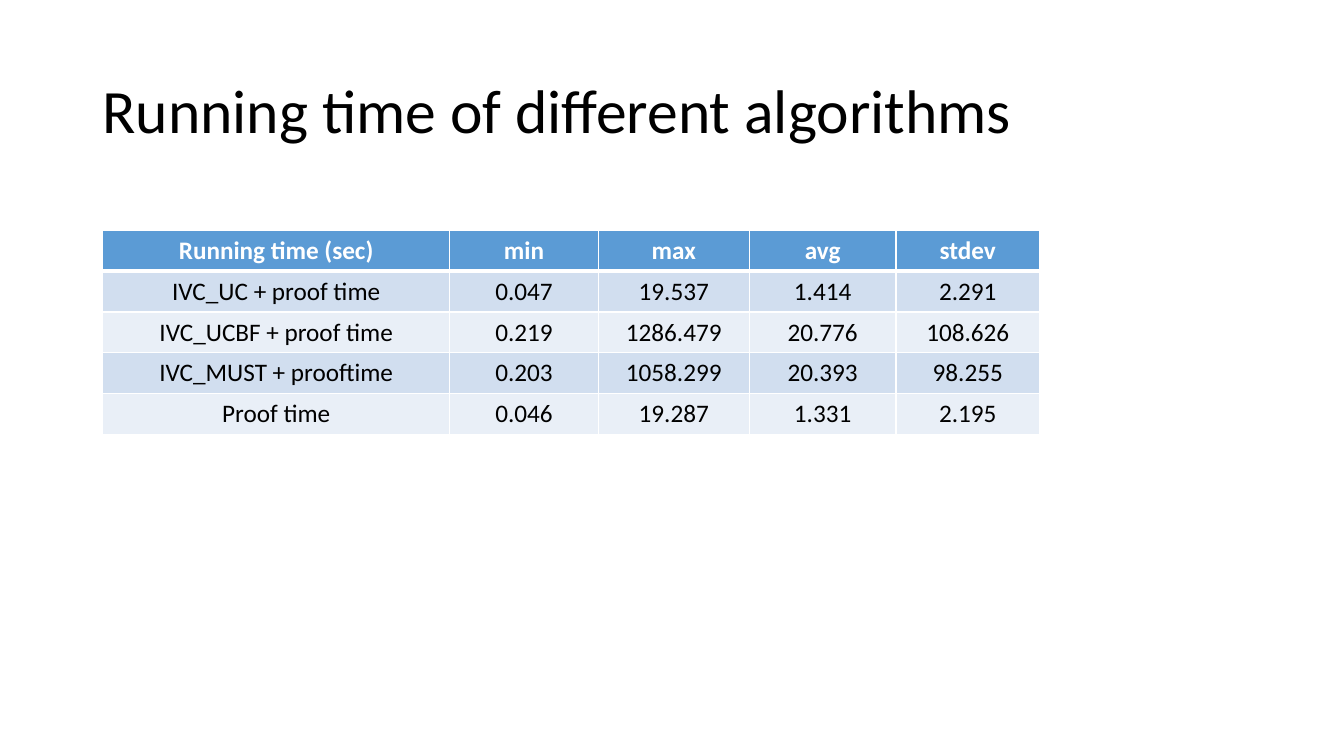
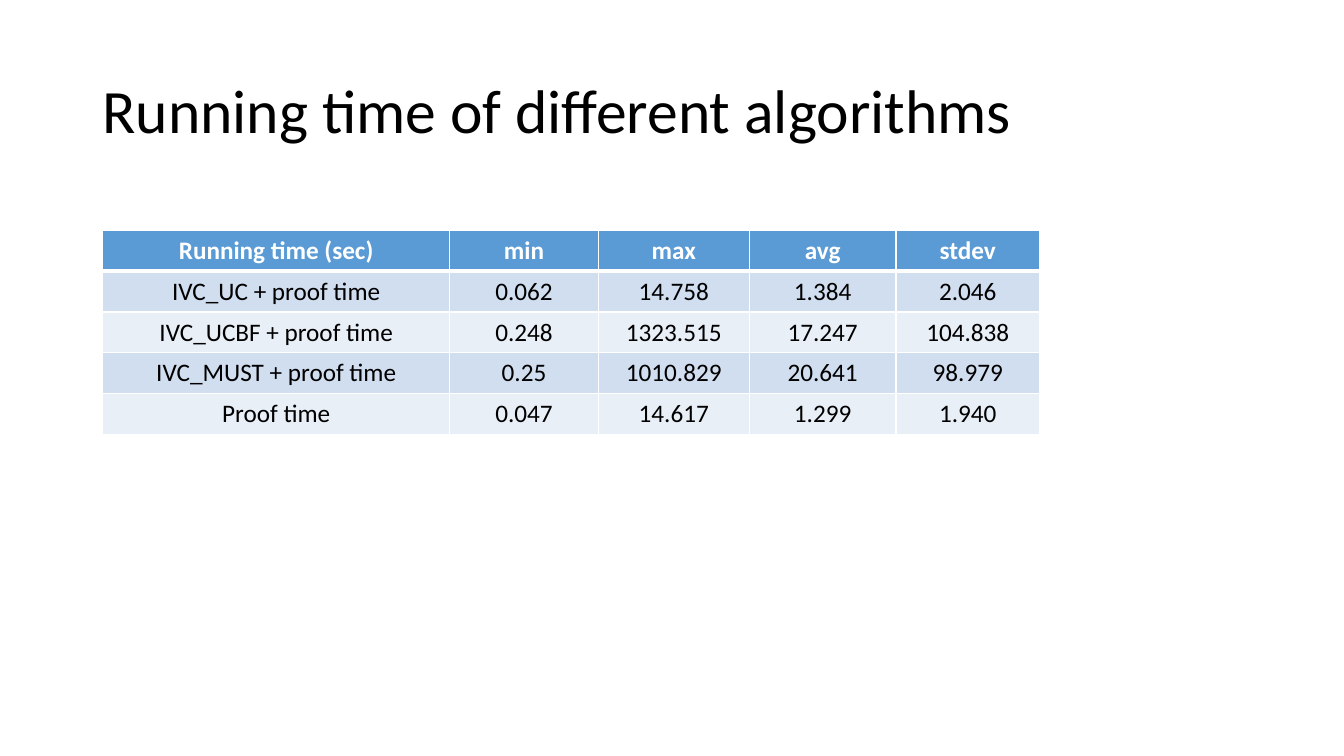
Before and after one commit to elaghs/Working, a slide deck: slide 5 of completeness/experiments/experimental_results/Experimental Results.pptx. Drawn at 1344x756 pixels with LibreOffice and Linux fonts; fonts in the diff are those of the drawing. Boxes give left, top, right and bottom in pixels: in the first picture for what was removed or moved away, otherwise in the second. Text is boxed around its words. In the diff, an @@ line names an element or a change of style, - is before the commit and + after.

Commit message:
update the experimental results after changing ucbf & timeout

```diff
--- a/completeness/experiments/experimental_results/Experimental Results.pptx
+++ b/completeness/experiments/experimental_results/Experimental Results.pptx
@@ table at (103, 230, 1040, 435) @@
-row 2: IVC_UC + proof time | 0.047 | 19.537 | 1.414 | 2.291
+row 2: IVC_UC + proof time | 0.062 | 14.758 | 1.384 | 2.046
-row 3: IVC_UCBF + proof time | 0.219 | 1286.479 | 20.776 | 108.626
+row 3: IVC_UCBF + proof time | 0.248 | 1323.515 | 17.247 | 104.838
-row 4: IVC_MUST + prooftime | 0.203 | 1058.299 | 20.393 | 98.255
+row 4: IVC_MUST + proof time | 0.25 | 1010.829 | 20.641 | 98.979
-row 5: Proof time | 0.046 | 19.287 | 1.331 | 2.195
+row 5: Proof time | 0.047 | 14.617 | 1.299 | 1.940
```
Also in this commit, not shown: 3 other slides changed, 39 other files.
